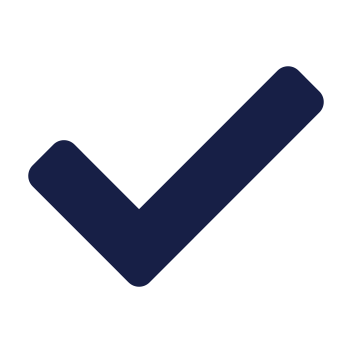
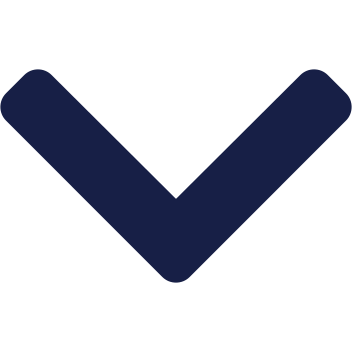
Before/after of a 352x352 layered artwork. What changed in the layer stack:
added layer "chevron-down-solid" above "Week (Selected)" over [0,69,352,283]
hid "Check FA" over [28,66,324,287]
